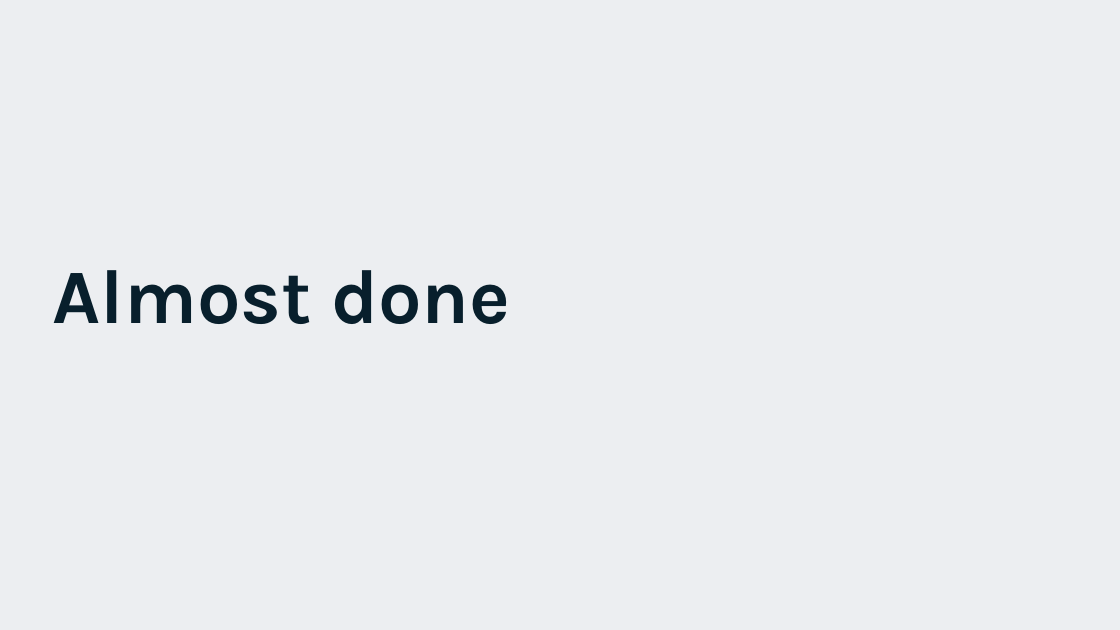
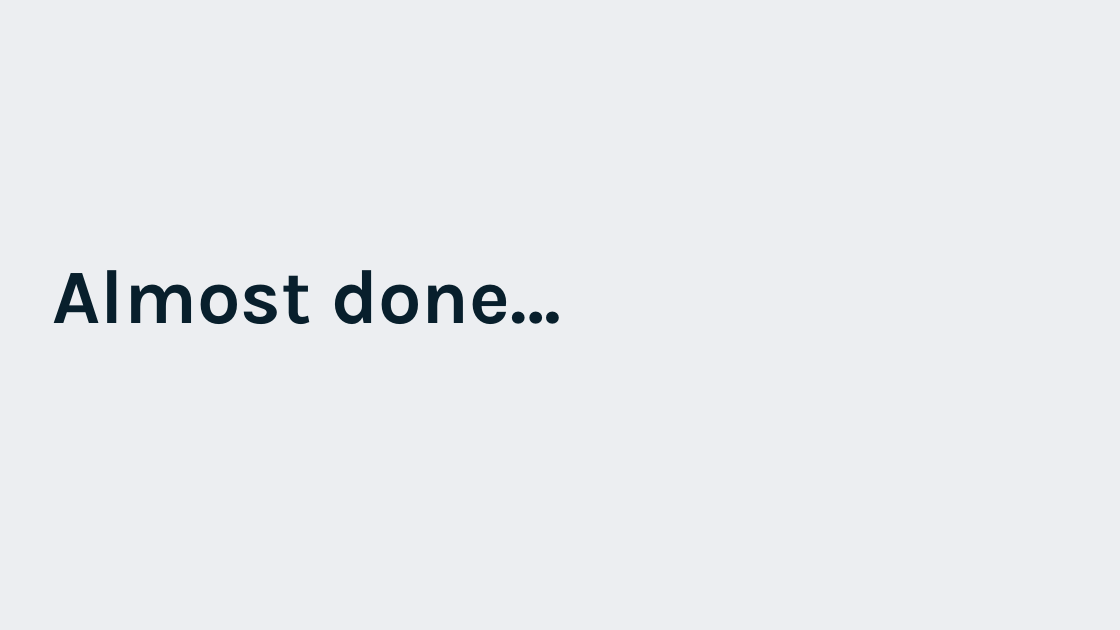
Before and after one commit to EldertGrootenboer/Migrating-your-messaging-workloads-to-the-Cloud-with-Azure-Service-Bus, a slide deck: slide 24 of Migrating your messaging workloads to the Cloud with Azure Service Bus.pptx (slide 23 before the commit). Drawn at 1120x630 pixels with LibreOffice and Linux fonts; fonts in the diff are those of the drawing; background and template pictures are left out. Boxes give left, top, right and bottom in pixels: in the first picture for what was removed or moved away, otherwise in the second. Text is boxed around its words. In the diff, an @@ line names an element or a change of style, - is before the commit and + after.

```diff
--- a/Migrating your messaging workloads to the Cloud with Azure Service Bus.pptx
+++ b/Migrating your messaging workloads to the Cloud with Azure Service Bus.pptx
@@ title at (53,270,561,324): text changed @@
-Almost done
+Almost done…
```
Also in this commit, not shown: 4 other slides changed, 1 slide added.
